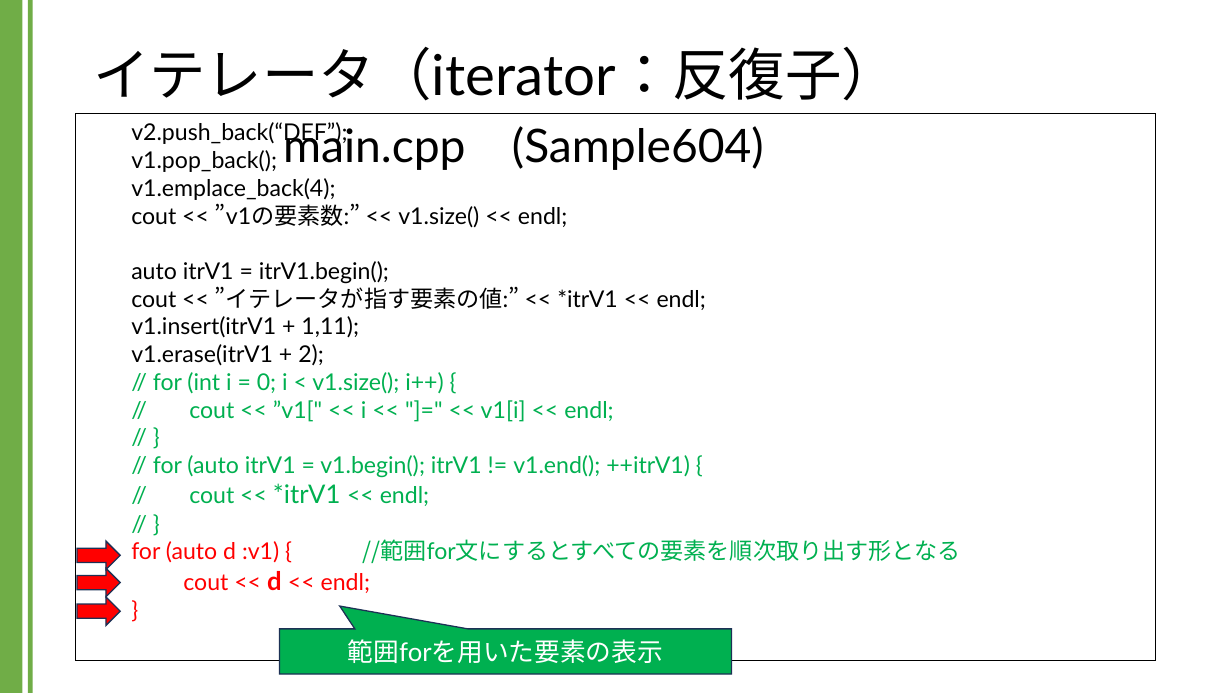
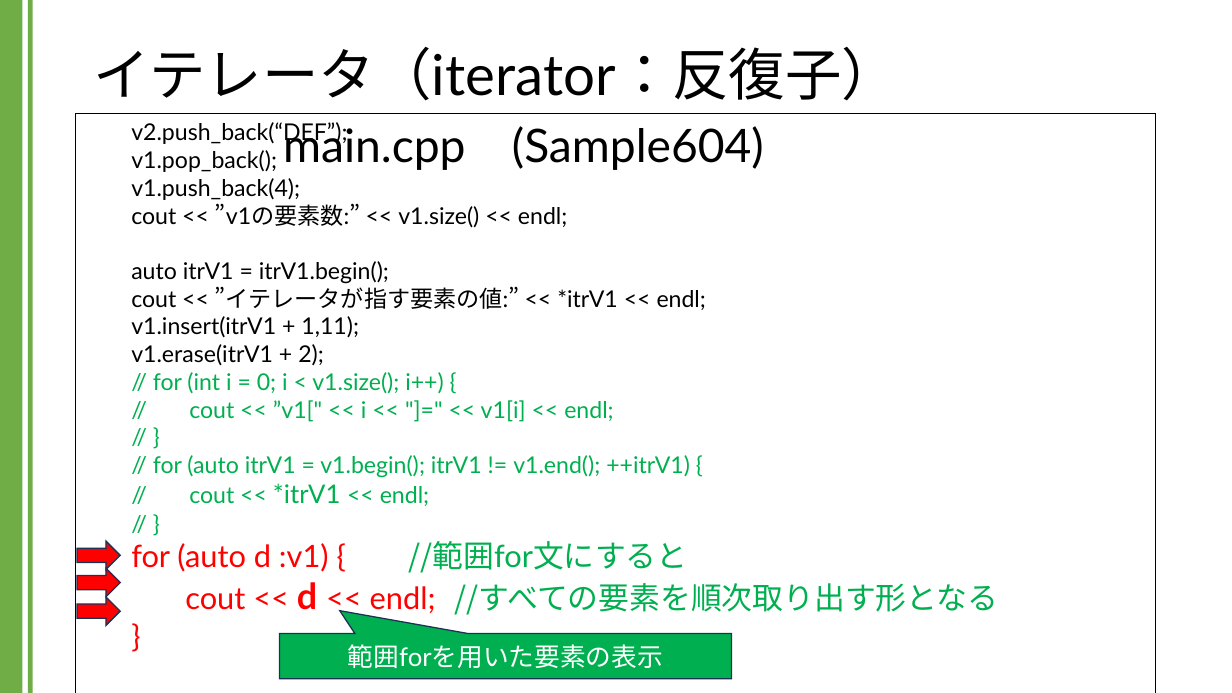
Before and after one commit to kic-murata/cpp2024, a slide deck: slide 31 of 授業資料/講義資料：Vectorクラス.pptx (slide 28 before the commit). Drawn at 1232x693 pixels with LibreOffice and Linux fonts; fonts in the diff are those of the drawing. Boxes give left, top, right and bottom in pixels: in the first picture for what was removed or moved away, otherwise in the second. Text is boxed around its words. In the diff, an @@ line names an element or a change of style, - is before the commit and + after.

```diff
--- a/授業資料/講義資料：Vectorクラス.pptx
+++ b/授業資料/講義資料：Vectorクラス.pptx
@@ rectangle "v2.push_back(“DEF”); v1.pop_back(); v1.push_back(4);": place and size @@
-rectangle "v2.push_back(“DEF”); v1.pop_back(); v1.push_back(4);" at [76, 114, 1156, 661]
+rectangle "v2.push_back(“DEF”); v1.pop_back(); v1.push_back(4);" at [76, 114, 1156, 693]
@@ rectangle "v2.push_back(“DEF”); v1.pop_back(); v1.push_back(4);" at [76, 114, 1156, 693]: size 18 to 24 pt in "}" @@
@@ text in rectangle at [131, 122, 347, 200]: text changed @@
-v2.push_back(“DEF”);
-v1.pop_back();
-v1.emplace_back(4);
+v2.push_back(“DEF”);
+v1.pop_back();
+v1.push_back(4);
@@ text in rectangle at [131, 541, 999, 615]: text changed; size 18 to 24 pt @@
-for (auto d :v1) { //範囲for文にするとすべての要素を順次取り出す形となる
-cout << d << endl;
+for (auto d :v1) { //範囲for文にすると
+cout << d << endl; //すべての要素を順次取り出す形となる
@@ speech box "範囲forを用いた要素の表示": place and size @@
-speech box "範囲forを用いた要素の表示" at [280, 629, 732, 675]
+speech box "範囲forを用いた要素の表示" at [280, 634, 732, 679]
```
Also in this commit, not shown: 21 other slides changed, 3 slides added, 1 other file.
